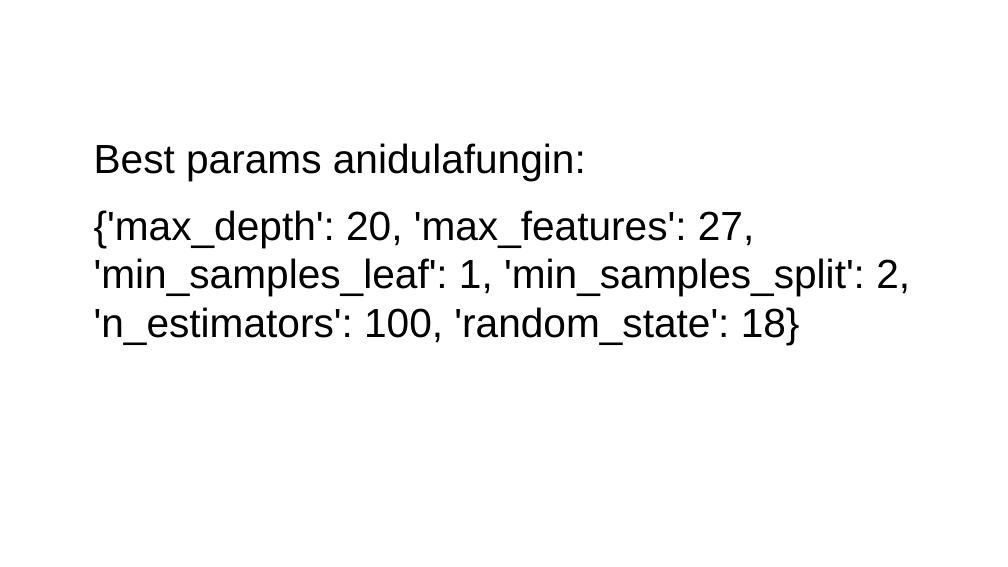
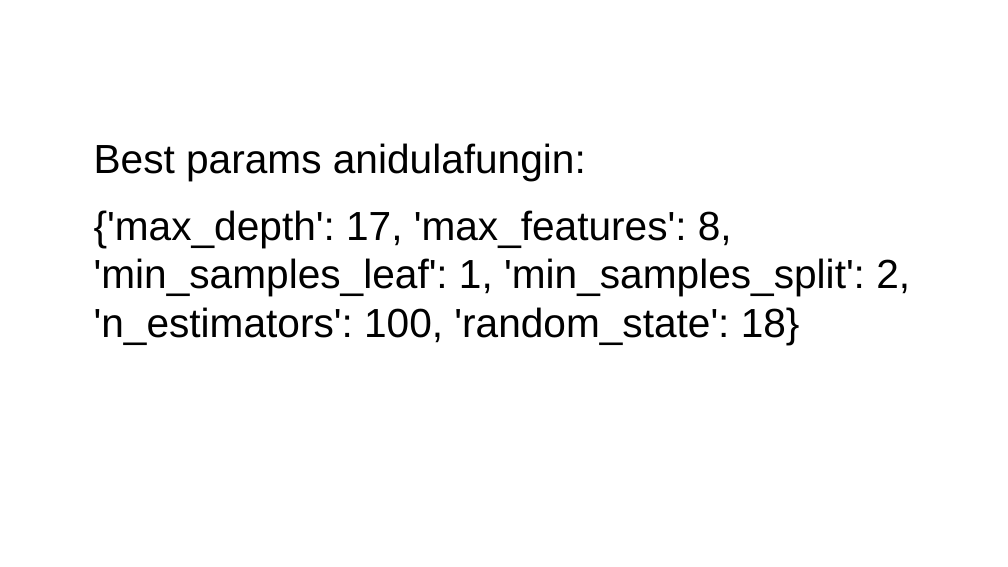
Before and after one commit to MathieuGig/Predict_Resistance_FKS1_GigM, a slide deck: slide 15 of Hyperparams_hunt.odp (slide 10 before the commit). Drawn at 1008x567 pixels with LibreOffice and Linux fonts; fonts in the diff are those of the drawing. Boxes give left, top, right and bottom in pixels: in the first picture for what was removed or moved away, otherwise in the second. Text is boxed around its words. In the diff, an @@ line names an element or a change of style, - is before the commit and + after.

```diff
--- a/Hyperparams_hunt.odp
+++ b/Hyperparams_hunt.odp
@@ text at (94,210,910,345): text changed @@
-{'max_depth': 20, 'max_features': 27, 'min_samples_leaf': 1, 'min_samples_split': 2, 'n_estimators': 100, 'random_state': 18}
+{'max_depth': 17, 'max_features': 8, 'min_samples_leaf': 1, 'min_samples_split': 2, 'n_estimators': 100, 'random_state': 18}
```
Also in this commit, not shown: 1 other slide changed, 11 slides added, 2 slides removed, 12 other files.
